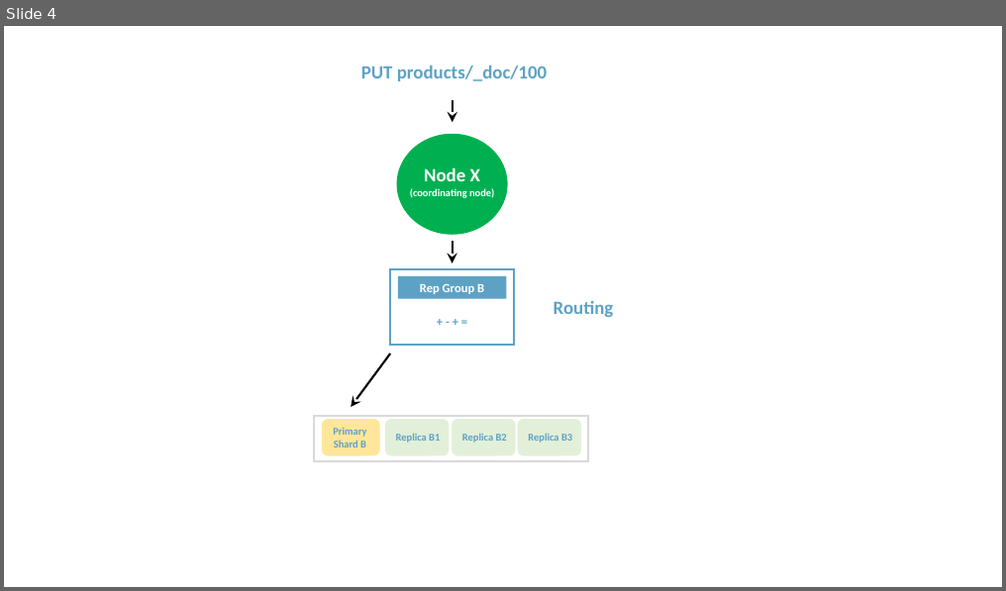
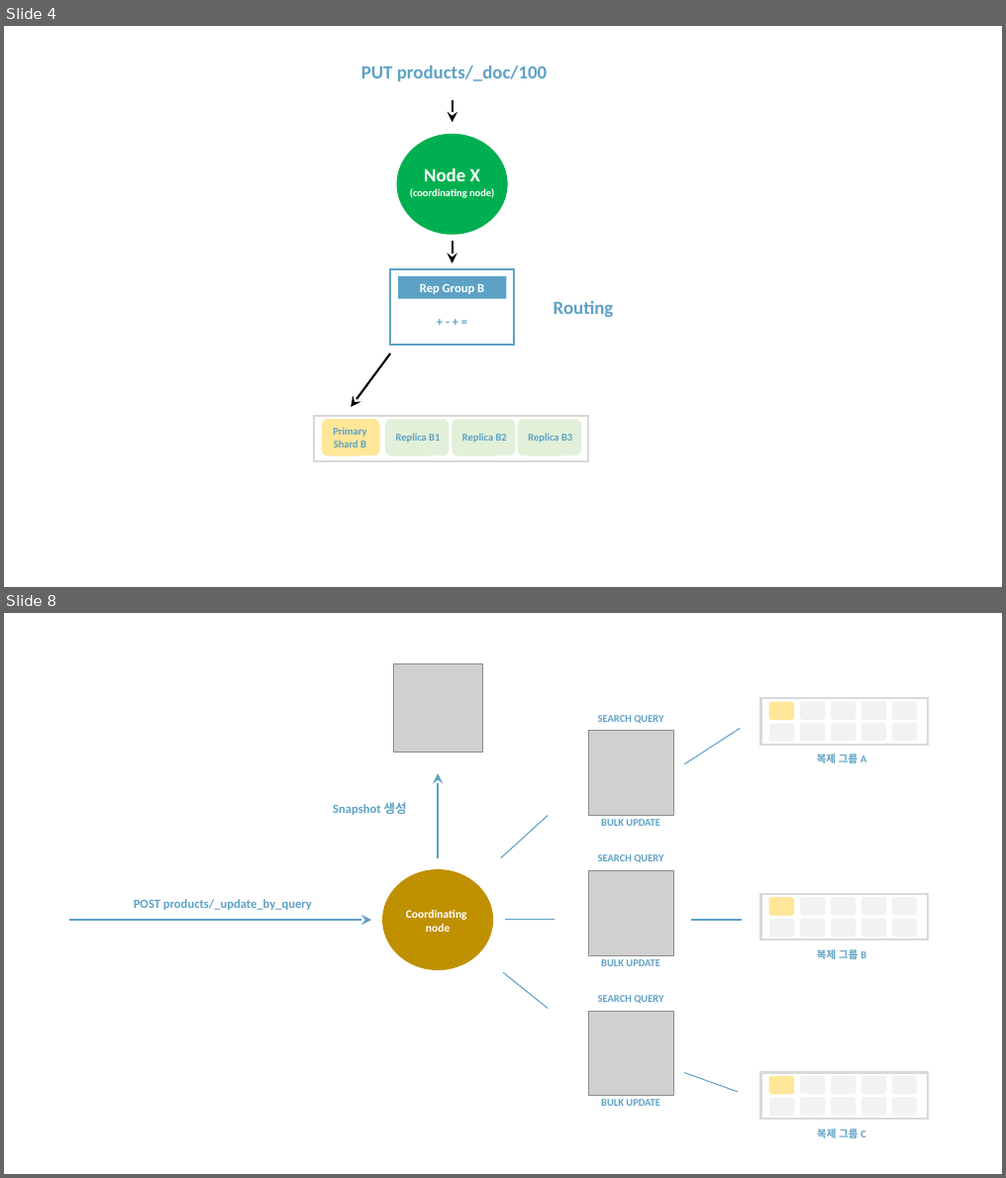
Before and after one commit to rudaks-han/book-summary, a slide deck: complete-guide-to-elasticsearch/프레젠테이션1.pptx. Shown one above the other, each under a label of ours: slide 4 before the commit, slides 4 and 8 after it; the slides between them are not shown. The pictures are 1006x591 and 1006x1178 pixels, drawn with LibreOffice and Linux fonts; fonts in the diff are those of the drawing; grey boxes stand for pictures. Boxes give left, top, right and bottom in pixels: in the first picture for what was removed or moved away, otherwise in the second. Text is boxed around its words. In the diff, an @@ line names an element or a change of style, - is before the commit and + after.

```diff
--- a/complete-guide-to-elasticsearch/프레젠테이션1.pptx
+++ b/complete-guide-to-elasticsearch/프레젠테이션1.pptx
@@ slide 8 added at (4,613,1002,1174), background #FFFFFF @@
@@ picture added at (393,663,482,753) @@
@@ picture added at (589,731,673,815) @@
@@ text added at (598,715,663,724), 10 pt, text #5DA2C5, bold @@
+SEARCH QUERY
@@ line added from (684, 764) to (740, 728), #5DA2C5 1 pt @@
@@ group added at (761,698,927,745): 10 rounded rectangles, 1 rectangle @@
@@ text added at (817,754,866,763), 10 pt, text #5DA2C5, bold @@
+복제 그룹 A
@@ arrow added from (439, 859) to (439, 773), #5DA2C5 2 pt @@
@@ text added at (333,802,407,815), 12 pt, text #5DA2C5, bold @@
+Snapshot 생성
@@ line added from (501, 859) to (548, 815), #5DA2C5 1 pt @@
@@ text added at (601,819,660,826), 10 pt, text #5DA2C5, bold @@
+BULK UPDATE
@@ ellipse added at (382,869,493,970), fill #BF9000 @@
@@ picture added at (589,871,673,956) @@
@@ text added at (598,855,663,863), 10 pt, text #5DA2C5, bold @@
+SEARCH QUERY
@@ text added at (134,899,312,910), 12 pt, text #5DA2C5, bold @@
+POST products/_update_by_query
@@ arrow added from (70, 920) to (371, 920), #5DA2C5 2 pt @@
@@ text added at (406,910,467,932), 11 pt, text #FFFFFF, bold @@
+Coordinating
+node
@@ line added from (505, 920) to (555, 920), #5DA2C5 1 pt @@
@@ line added from (691, 920) to (742, 920), #5DA2C5 1 pt @@
@@ group added at (761,894,927,941): 10 rounded rectangles, 1 rectangle @@
@@ text added at (601,959,660,966), 10 pt, text #5DA2C5, bold @@
+BULK UPDATE
@@ text added at (817,950,866,959), 10 pt, text #5DA2C5, bold @@
+복제 그룹 B
@@ line added from (503, 972) to (548, 1009), #5DA2C5 1 pt @@
@@ text added at (598,995,663,1004), 10 pt, text #5DA2C5, bold @@
+SEARCH QUERY
@@ picture added at (589,1011,673,1096) @@
@@ line added from (684, 1073) to (738, 1092), #5DA2C5 1 pt @@
@@ text added at (601,1099,660,1106), 10 pt, text #5DA2C5, bold @@
+BULK UPDATE
@@ group added at (761,1073,927,1120): 10 rounded rectangles, 1 rectangle @@
@@ text added at (817,1129,866,1139), 10 pt, text #5DA2C5, bold @@
+복제 그룹 C
```
Also in this commit, not shown: 5 other slides added, 11 other files.
